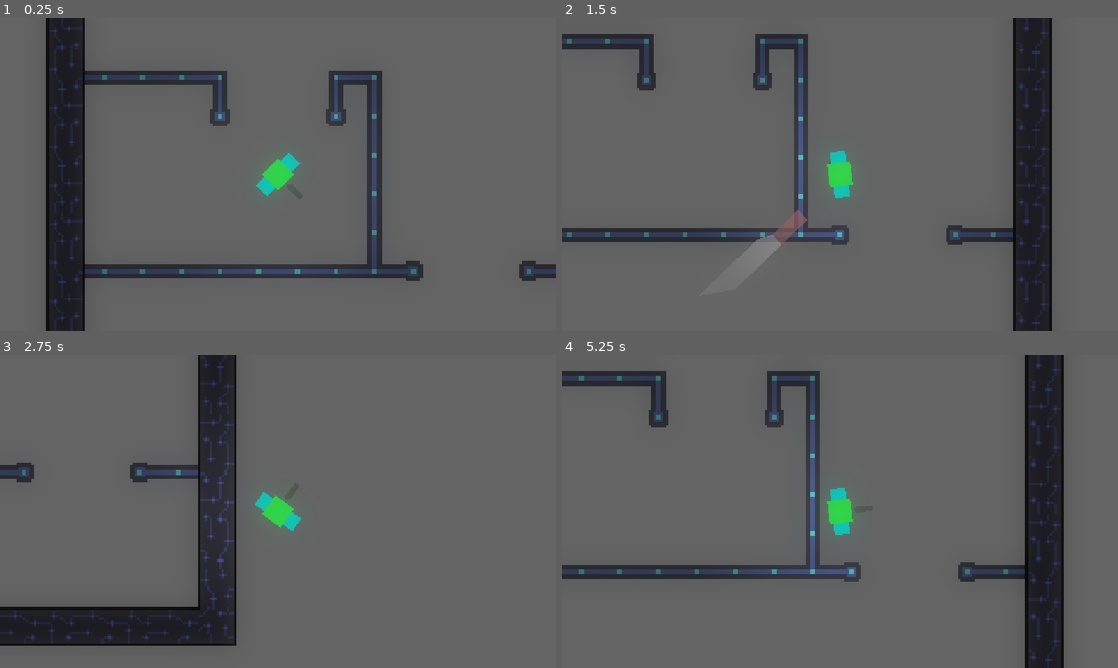
Above: before the commit, frames 1-4 (two rows, left to right).
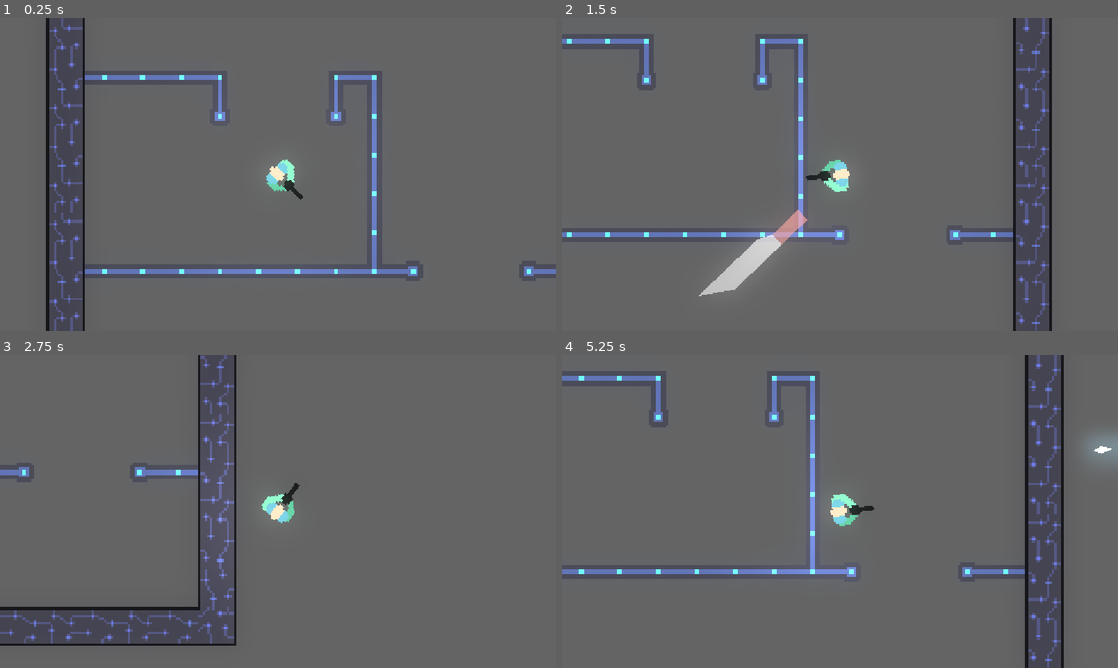
Above: after the commit, the same moments.

Repository: BakedLight/brainless-game-jam-project
Game: Godot game, scene res://Level/level.tscn
Two runs of this game, one before a commit and one after it. Both use one fixed random seed, a clock stepped at 60 frames per second and the inputs below.
Inputs (mouse positions are in pixels of both pictures, inside the frame that each line leads up to):
- Up to frame 1 (0.25 s): no input
- Up to frame 2 (1.5 s): move the mouse to (962, 158) at 0.52 s; press the mouse at (962, 158) at 0.53 s; hold D (right) 0.53-1.28 s; move the mouse to (728, 190) at 1.27 s; release the mouse at (728, 190) at 1.28 s; hold S (downward) from 1.28 s (still down); right-click (728, 190) at 1.35 s
- Up to frame 3 (2.75 s): move the mouse to (333, 442) at 2.02 s; release S (downward) at 2.03 s; hold D (right) from 2.03 s (still down); hold Shift (sprint) from 2.03 s (still down)
- Up to frame 4 (5.25 s): move the mouse to (812, 574) at 2.77 s; release D (right) at 2.78 s; release Shift (sprint) at 2.78 s; hold W (upward) 2.78-3.53 s; click (812, 574) at 2.85 s; move the mouse to (1006, 558) at 3.52 s; hold A (left) 3.53-5.03 s; right-click (1006, 558) at 3.6 s; move the mouse to (673, 464) at 4.27 s; tap Shift (sprint) at 4.35 s; move the mouse to (867, 511) at 5.02 s; press the mouse at (867, 511) at 5.03 s; hold S (downward) from 5.03 s (still down)

The runs differ from the first frame. In frame 1, 14% of the frame differs, in the area x 8-100%, y 0-100%; in frame 2, 14%, in the area x 0-88%, y 0-100%; in frame 3, 11%; in frame 4, 14%.

Commit message:
Made placeholder player sprite
Also tweaked some projectile values

Diff:
--- a/Gun/bullet.gd
+++ b/Gun/bullet.gd
@@ -1,7 +1,7 @@
 extends Area2D
 
 var direction: Vector2 = Vector2.UP
-@export var speed: int = 1500
+@export var speed: int = 500
 
 # Called when the node enters the scene tree for the first time.
 func _ready() -> void:
--- a/Level/level.tscn
+++ b/Level/level.tscn
@@ -78,6 +78,7 @@
 tile_set = SubResource("TileSet_d6qko")
 
 [node name="DirectionalLight2D" type="DirectionalLight2D" parent="." unique_id=140615216]
+visible = false
 color = Color(0.40784314, 0.40784314, 0.40784314, 1)
 energy = 1.5
 blend_mode = 1
--- a/Player/player.tscn
+++ b/Player/player.tscn
@@ -3,6 +3,7 @@
 [ext_resource type="Script" uid="uid://tosl4485yfyb" path="res://Player/player.gd" id="1_l8h54"]
 [ext_resource type="PackedScene" uid="uid://ct6df16lc2kd8" path="res://Gun/Weapons/Revolver/revolver.tscn" id="3_btcbx"]
 [ext_resource type="Texture2D" uid="uid://bnlxbntpptrdb" path="res://Assets/Lights/Light Circle 4.png" id="3_gwnis"]
+[ext_resource type="Texture2D" uid="uid://wpwp6bylunxl" path="res://Assets/Player/player_static.png" id="4_gwnis"]
 
 [sub_resource type="Animation" id="Animation_gwnis"]
 resource_name = "RESET"
@@ -244,6 +245,7 @@
 [node name="Primary" type="Node2D" parent="Weapons" unique_id=973871985]
 
 [node name="Revolver" parent="Weapons/Primary" unique_id=1648468125 instance=ExtResource("3_btcbx")]
+visible = false
 offset = Vector2(0, -24)
 
 [node name="Special" type="Node2D" parent="Weapons" unique_id=1266052461]
@@ -264,16 +266,6 @@
 rotation = 1.5707964
 shape = SubResource("RectangleShape2D_ogq8d")
 
-[node name="Polygon2D2" type="Polygon2D" parent="." unique_id=1437679015]
-scale = Vector2(0.2, 0.2)
-color = Color(0, 0.919682, 0.8665236, 1)
-polygon = PackedVector2Array(-16, -48, 16, -48, 16, 48, -16, 48)
-
-[node name="Polygon2D" type="Polygon2D" parent="." unique_id=495894281]
-scale = Vector2(0.2, 0.2)
-color = Color(0.1680183, 0.9977989, 0.24269372, 1)
-polygon = PackedVector2Array(-24, -24, 24, -24, 24, 24, -24, 24)
-
 [node name="Camera2D" type="Camera2D" parent="." unique_id=304923494]
 zoom = Vector2(5, 5)
 
@@ -284,3 +276,7 @@
 
 [node name="BulletPos" type="Marker2D" parent="." unique_id=1955019788]
 position = Vector2(17, 0)
+
+[node name="Sprite2D" type="Sprite2D" parent="." unique_id=2144462545]
+rotation = 1.5707964
+texture = ExtResource("4_gwnis")
Binary file added: Assets/Player/player_static.png
Not shown, added: Assets/Player/player_static.png.import
